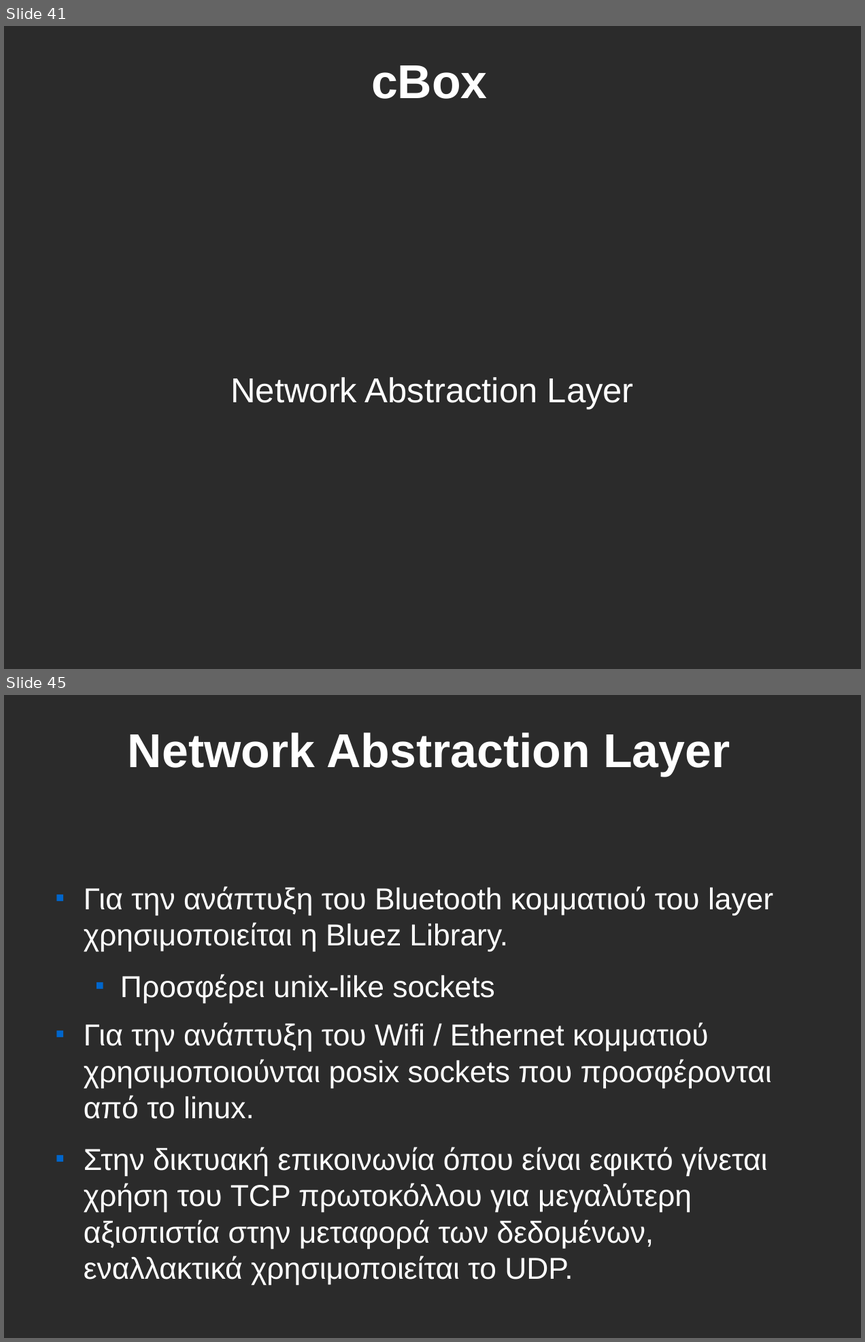
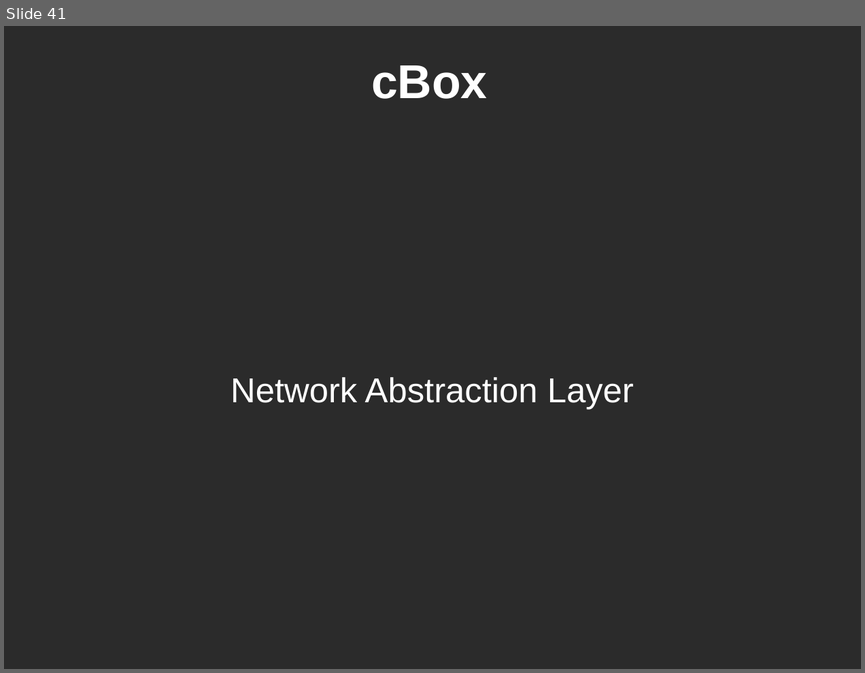
Before and after one commit to CEID-DS/cbox, a slide deck: doc/fosscomm/fosscomm_finalv1.odp. Shown one above the other, each under a label of ours: slides 41 and 45 before the commit, slide 41 after it; the slides between them are not shown. The pictures are 865x1342 and 865x673 pixels, drawn with LibreOffice and Linux fonts; fonts in the diff are those of the drawing; background and template pictures are left out; a plain dark background stands for a picture behind light text. Boxes give left, top, right and bottom in pixels: in the first picture for what was removed or moved away, otherwise in the second. Text is boxed around its words. In the diff, an @@ line names an element or a change of style, - is before the commit and + after.

```diff
--- a/doc/fosscomm/fosscomm_finalv1.odp
+++ b/doc/fosscomm/fosscomm_finalv1.odp
@@ slide 45 removed at <box>4,695,861,1338</box>, background picture (left out) @@
@@ title removed at <box>128,732,730,777</box> @@
-Network Abstraction Layer
@@ text removed at <box>84,886,773,1249</box> @@
-■ Για την ανάπτυξη του Bluetooth κομματιού του layer χρησιμοποιείται η Bluez Library.
-  ■ Προσφέρει unix-like sockets
-■ Για την ανάπτυξη του Wifi / Ethernet κομματιού χρησιμοποιούνται posix sockets που προσφέρονται από το linux.
-■ Στην δικτυακή επικοινωνία όπου είναι εφικτό γίνεται χρήση του TCP πρωτοκόλλου για μεγαλύτερη αξιοπιστία στην μεταφορά των δεδομένων, εναλλακτικά χρησιμοποιείται το UDP.
```
Also in this commit, not shown: 2 slides changed, 3 slides added, 2 other slides removed.
